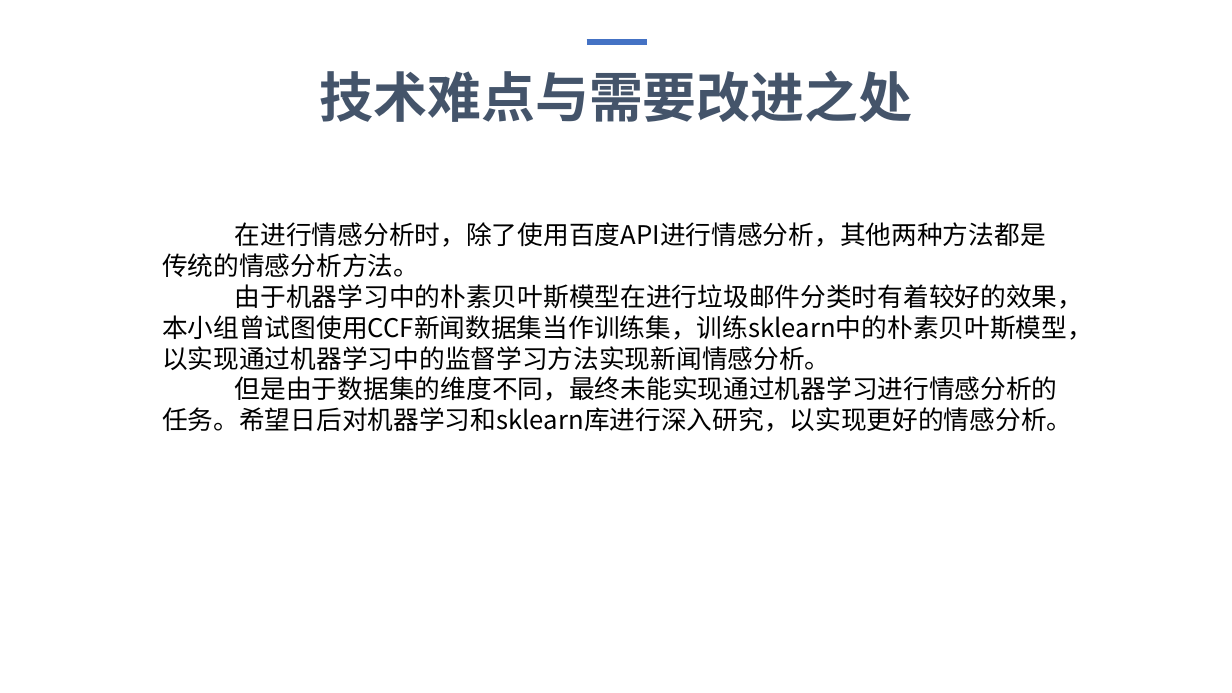
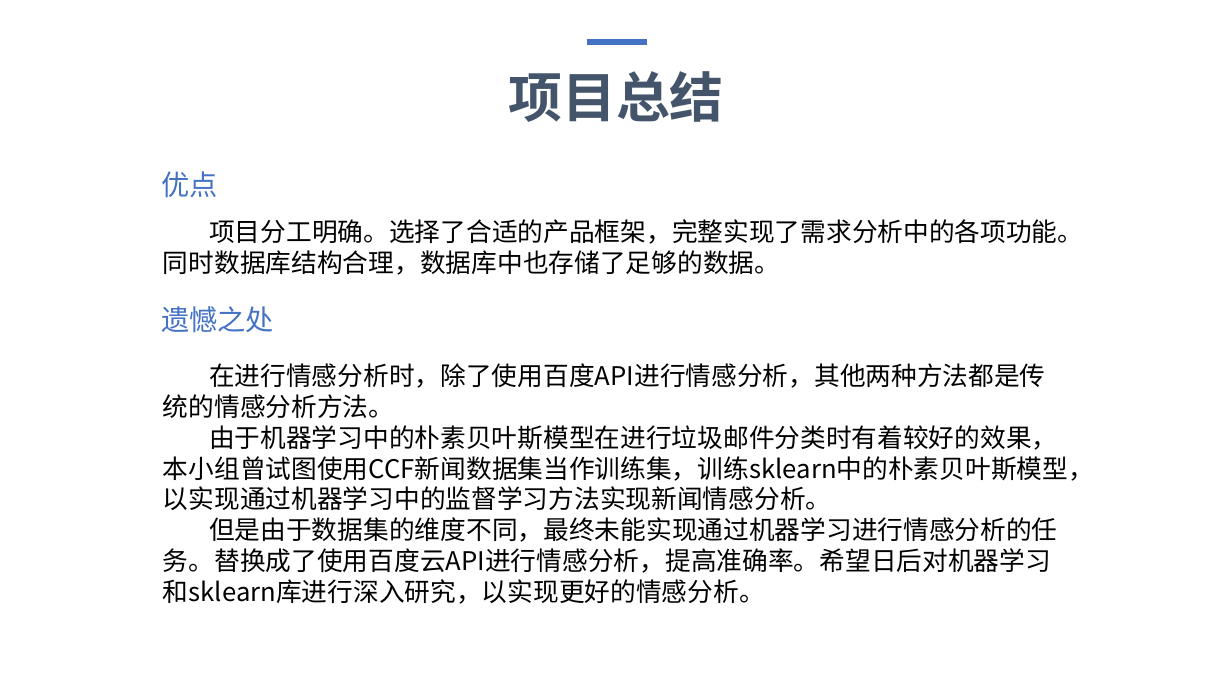
Before and after one commit to Ice-Jeffrey/Museum_News_Collection, a slide deck: slide 22 of 博物馆新闻采集分析子系统.pptx (slide 18 before the commit). Drawn at 1232x693 pixels with LibreOffice and Linux fonts; fonts in the diff are those of the drawing. Boxes give left, top, right and bottom in pixels: in the first picture for what was removed or moved away, otherwise in the second. Text is boxed around its words. In the diff, an @@ line names an element or a change of style, - is before the commit and + after.

```diff
--- a/博物馆新闻采集分析子系统.pptx
+++ b/博物馆新闻采集分析子系统.pptx
@@ text at [508, 71, 724, 122]: text changed @@
-技术难点与需要改进之处
+项目总结
@@ text added at [161, 171, 217, 198], 22 pt, text #4472C4 @@
+优点
@@ text added at [163, 219, 1083, 275], 20 pt, text #000000 @@
+项目分工明确。选择了合适的产品框架，完整实现了需求分析中的各项功能。同时数据库结构合理，数据库中也存储了足够的数据。
@@ text added at [161, 306, 274, 333], 22 pt, text #4472C4 @@
+遗憾之处
@@ text "在进行情感分析时，除了使用百度API进行情感分析，其他两种方法都是传统的情感分析方法。": place and size @@
-text "在进行情感分析时，除了使用百度API进行情感分析，其他两种方法都是传统的情感分析方法。" at [162, 222, 1093, 432]
+text "在进行情感分析时，除了使用百度API进行情感分析，其他两种方法都是传统的情感分析方法。" at [163, 363, 1094, 604]
@@ text at [163, 363, 1094, 510]: indent changed @@
@@ text at [163, 517, 1057, 604]: text changed @@
-但是由于数据集的维度不同，最终未能实现通过机器学习进行情感分析的任务。希望日后对机器学习和sklearn库进行深入研究，以实现更好的情感分析。
+但是由于数据集的维度不同，最终未能实现通过机器学习进行情感分析的任务。替换成了使用百度云API进行情感分析，提高准确率。希望日后对机器学习和sklearn库进行深入研究，以实现更好的情感分析。
```
Also in this commit, not shown: 1 other slide changed, 4 slides added, 1 other file.
